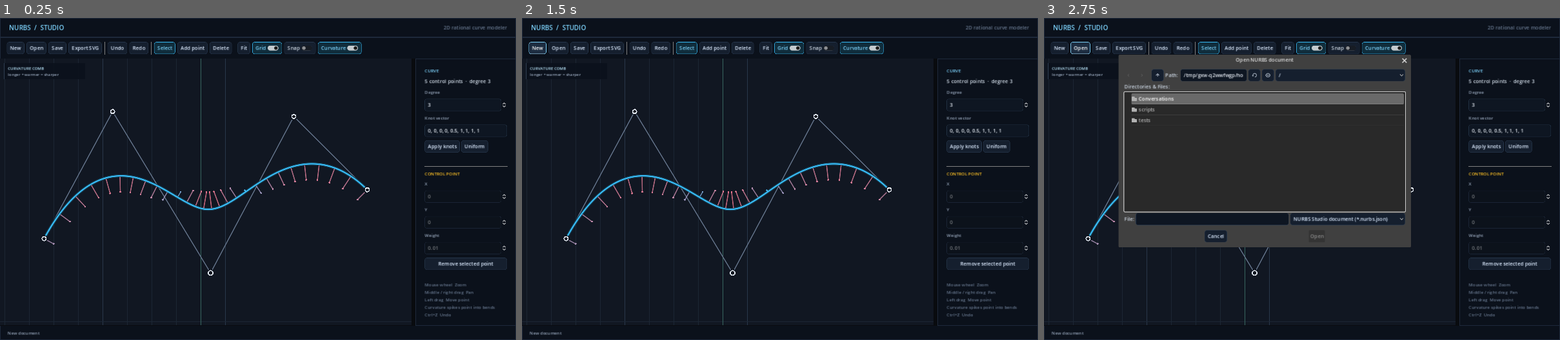
Above: before the commit, frames 1-3 (left to right).
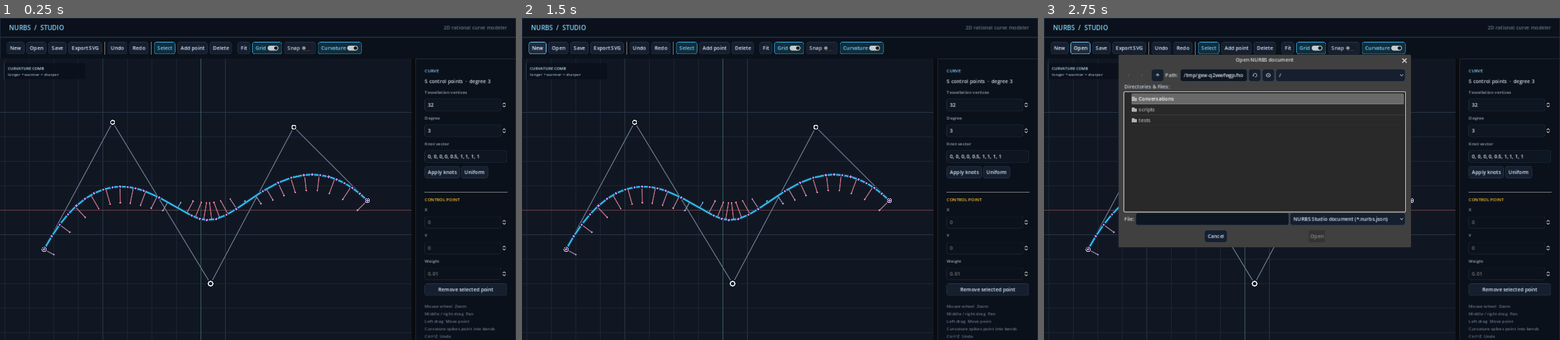
Above: after the commit, the same moments.

Repository: kvu787/CurveModeler
Game: Godot game, scene res://main.tscn
Two runs of this game, one before a commit and one after it. Both use one fixed random seed, a clock stepped at 60 frames per second and the inputs below.
Inputs:
- Up to frame 1 (0.25 s): no input
- Up to frame 2 (1.5 s): click "New" at 0.5 s; click "New" at 1.25 s
- Up to frame 3 (2.75 s): click "Open" at 2 s

The runs differ from the first frame. In frame 1, 5.0% of the frame differs, in the area x 0-100%, y 22-100%; in frame 2, 5.0%; in frame 3, 2.6%.

Commit message:
Add adjustable adaptive curve tessellation

Diff:
--- a/scripts/main.gd
+++ b/scripts/main.gd
@@ -8,6 +8,7 @@
 var inspector_title: Label
 var point_fields: Array[SpinBox] = []
 var degree_spin: SpinBox
+var tessellation_spin: SpinBox
 var knot_edit: LineEdit
 var knot_error: Label
 var curve_info: Label
@@ -221,6 +222,15 @@
 	curve_info = Label.new()
 	curve_info.text = ""
 	column.add_child(curve_info)
+	column.add_child(_field_label("Tessellation vertices"))
+	tessellation_spin = SpinBox.new()
+	tessellation_spin.min_value = 3
+	tessellation_spin.max_value = 512
+	tessellation_spin.step = 1
+	tessellation_spin.value = canvas.tessellation_vertex_count
+	tessellation_spin.tooltip_text = "Exact vertex count for the adaptive maximum-error polyline"
+	tessellation_spin.value_changed.connect(_on_tessellation_vertex_count_changed)
+	column.add_child(tessellation_spin)
 	column.add_child(_field_label("Degree"))
 	degree_spin = SpinBox.new()
 	degree_spin.min_value = 1
@@ -355,12 +365,20 @@
 	status_label.text = "Curvature comb %s" % ("shown" if value else "hidden")
 
 
+func _on_tessellation_vertex_count_changed(value: float) -> void:
+	if _updating_ui:
+		return
+	canvas.set_tessellation_vertex_count(int(value))
+	status_label.text = "Tessellation: %d vertices" % canvas.tessellation_vertex_count
+
+
 func _on_selection_changed(_index: int) -> void:
 	_refresh_ui()
 
 
 func _on_curve_changed() -> void:
 	dirty = true
+	canvas.invalidate_tessellation()
 	_refresh_ui()
 	_update_window_title()
 
@@ -427,7 +445,7 @@
 	_undo_stack.append(snapshot)
 	_redo_stack.clear()
 	dirty = true
-	canvas.queue_redraw()
+	canvas.invalidate_tessellation()
 	_refresh_ui()
 	_update_window_title()
 
@@ -466,6 +484,7 @@
 	if curve == null:
 		return
 	_updating_ui = true
+	tessellation_spin.value = canvas.tessellation_vertex_count
 	degree_spin.max_value = maxi(1, curve.control_points.size() - 1)
 	degree_spin.value = curve.degree
 	curve_info.text = "%d control points  ·  degree %d" % [curve.control_points.size(), curve.degree]
--- a/scripts/nurbs_canvas.gd
+++ b/scripts/nurbs_canvas.gd
@@ -17,6 +17,7 @@
 const CONTROL_LINE := Color("64748b")
 const CURVE_GLOW := Color("163d52")
 const CURVE_COLOR := Color("38bdf8")
+const TESSELLATION_VERTEX_COLOR := Color("c084fc")
 const CURVATURE_LOW := Color("38bdf8")
 const CURVATURE_HIGH := Color("fb7185")
 const POINT_COLOR := Color("e2e8f0")
@@ -33,10 +34,13 @@
 var grid_size := 50.0
 var show_grid := true
 var show_curvature := true
+var tessellation_vertex_count := 32
 
 var _dragging_point := false
 var _panning := false
 var _last_mouse_position := Vector2.ZERO
+var _display_tessellation := PackedVector2Array()
+var _tessellation_dirty := true
 
 
 func _ready() -> void:
@@ -50,8 +54,30 @@
 	curve = value
 	selected_index = -1
 	hover_index = -1
-	queue_redraw()
+	invalidate_tessellation()
 	selection_changed.emit(-1)
+
+
+func set_tessellation_vertex_count(value: int) -> void:
+	tessellation_vertex_count = maxi(value, 3)
+	invalidate_tessellation()
+
+
+func get_tessellation_points() -> PackedVector2Array:
+	_update_tessellation()
+	return _display_tessellation
+
+
+func invalidate_tessellation() -> void:
+	_tessellation_dirty = true
+	queue_redraw()
+
+
+func _update_tessellation() -> void:
+	if not _tessellation_dirty:
+		return
+	_display_tessellation = curve.tessellate_adaptive(tessellation_vertex_count)
+	_tessellation_dirty = false
 
 
 func set_tool(value: ToolMode) -> void:
@@ -127,6 +153,7 @@
 	if show_curvature:
 		_draw_curvature_comb()
 	_draw_control_points()
+	_draw_tessellation_vertices()
 
 
 func _draw_grid() -> void:
@@ -184,14 +211,29 @@
 
 func _draw_curve() -> void:
 	if not curve.is_valid():
-		return
-	var segments := clampi(int(size.x * 0.3), 100, 500)
-	var world_points := curve.tessellate(segments)
+		_display_tessellation.clear()
+		return
+	_update_tessellation()
 	var screen_points := PackedVector2Array()
-	for point in world_points:
+	for point in _display_tessellation:
 		screen_points.append(world_to_screen(point))
 	draw_polyline(screen_points, CURVE_GLOW, 7.0, true)
 	draw_polyline(screen_points, CURVE_COLOR, 2.5, true)
+
+
+func _draw_tessellation_vertices() -> void:
+	if not curve.is_valid():
+		return
+	for point in _display_tessellation:
+		var position := world_to_screen(point)
+		draw_circle(position, 5.5, Color(BACKGROUND, 0.96))
+		var diamond := PackedVector2Array([
+			position + Vector2(0, -4),
+			position + Vector2(4, 0),
+			position + Vector2(0, 4),
+			position + Vector2(-4, 0),
+		])
+		draw_colored_polygon(diamond, TESSELLATION_VERTEX_COLOR)
 
 
 func _draw_curvature_comb() -> void:
--- a/scripts/nurbs_curve_2d.gd
+++ b/scripts/nurbs_curve_2d.gd
@@ -8,6 +8,8 @@
 ## retain their original parameter domain.
 
 const EPSILON := 0.000001
+const TESSELLATION_SEARCH_STEPS := 24
+const TESSELLATION_REFINEMENT_STEPS := 3
 
 var control_points: Array[Vector2] = []
 var weights: Array[float] = []
@@ -192,6 +194,100 @@
 		var ratio := float(index) / float(count)
 		result.append(evaluate(lerpf(domain.x, domain.y, ratio)))
 	return result
+
+
+func tessellate_adaptive(vertex_count: int) -> PackedVector2Array:
+	## Returns an exact-size polyline by repeatedly splitting the curve interval
+	## whose chord has the greatest deviation from the curve.
+	var result := PackedVector2Array()
+	if not is_valid():
+		return result
+	var count := maxi(vertex_count, 3)
+	var domain := get_domain()
+	var intervals: Array[Dictionary] = [_make_tessellation_interval(domain.x, domain.y)]
+	while intervals.size() < count - 1:
+		var split_index := 0
+		var greatest_error := -1.0
+		var longest_chord := -1.0
+		for index in range(intervals.size()):
+			var interval := intervals[index]
+			var error: float = interval.error_squared
+			var chord_length: float = interval.chord_length_squared
+			if error > greatest_error or (error == greatest_error and chord_length > longest_chord):
+				split_index = index
+				greatest_error = error
+				longest_chord = chord_length
+
+		var selected := intervals[split_index]
+		var start_parameter: float = selected.start_parameter
+		var end_parameter: float = selected.end_parameter
+		var split_parameter: float = selected.split_parameter
+		if split_parameter <= start_parameter or split_parameter >= end_parameter:
+			split_parameter = (start_parameter + end_parameter) * 0.5
+		intervals[split_index] = _make_tessellation_interval(start_parameter, split_parameter)
+		intervals.insert(split_index + 1, _make_tessellation_interval(split_parameter, end_parameter))
+
+	result.append(evaluate(float(intervals[0].start_parameter)))
+	for interval in intervals:
+		result.append(evaluate(float(interval.end_parameter)))
+	return result
+
+
+func _make_tessellation_interval(start_parameter: float, end_parameter: float) -> Dictionary:
+	var start_point := evaluate(start_parameter)
+	var end_point := evaluate(end_parameter)
+	var interval_length := end_parameter - start_parameter
+	var split_parameter := (start_parameter + end_parameter) * 0.5
+	var split_point := evaluate(split_parameter)
+	var greatest_error := _distance_squared_to_segment(split_point, start_point, end_point)
+
+	for step in range(1, TESSELLATION_SEARCH_STEPS):
+		var parameter := start_parameter + interval_length * float(step) / float(TESSELLATION_SEARCH_STEPS)
+		var point := evaluate(parameter)
+		var error := _distance_squared_to_segment(point, start_point, end_point)
+		if error > greatest_error:
+			greatest_error = error
+			split_parameter = parameter
+
+	# Repeated knots can contain corners, so consider them explicitly even when
+	# they do not happen to coincide with the regular search samples.
+	for knot in knots:
+		if knot > start_parameter + EPSILON and knot < end_parameter - EPSILON:
+			var knot_point := evaluate(knot)
+			var knot_error := _distance_squared_to_segment(knot_point, start_point, end_point)
+			if knot_error > greatest_error:
+				greatest_error = knot_error
+				split_parameter = knot
+
+	var search_radius := interval_length / float(TESSELLATION_SEARCH_STEPS)
+	for _iteration in range(TESSELLATION_REFINEMENT_STEPS):
+		var search_start := maxf(start_parameter, split_parameter - search_radius)
+		var search_end := minf(end_parameter, split_parameter + search_radius)
+		for step in range(1, 8):
+			var parameter := lerpf(search_start, search_end, float(step) / 8.0)
+			var point := evaluate(parameter)
+			var error := _distance_squared_to_segment(point, start_point, end_point)
+			if error > greatest_error:
+				greatest_error = error
+				split_parameter = parameter
+		search_radius = (search_end - search_start) / 8.0
+
+	return {
+		"start_parameter": start_parameter,
+		"end_parameter": end_parameter,
+		"split_parameter": split_parameter,
+		"error_squared": greatest_error,
+		"chord_length_squared": start_point.distance_squared_to(end_point),
+	}
+
+
+static func _distance_squared_to_segment(point: Vector2, start: Vector2, end: Vector2) -> float:
+	var segment := end - start
+	var length_squared := segment.length_squared()
+	if length_squared <= EPSILON * EPSILON:
+		return point.distance_squared_to(start)
+	var ratio := clampf((point - start).dot(segment) / length_squared, 0.0, 1.0)
+	return point.distance_squared_to(start + segment * ratio)
 
 
 func nearest_parameter(point: Vector2, coarse_steps: int = 120) -> float:
--- a/tests/test_app_smoke.gd
+++ b/tests/test_app_smoke.gd
@@ -17,6 +17,10 @@
 	_expect(app.curve.is_valid(), "Default document must contain a valid curve")
 	_expect(app.canvas.curve == app.curve, "Canvas must display the active document")
 	_expect(app.canvas.show_curvature, "Curvature visualization must be visible by default")
+	_expect(app.canvas.tessellation_vertex_count == 32, "Adaptive tessellation must have a useful default vertex count")
+	app.tessellation_spin.value = 11
+	_expect(app.canvas.tessellation_vertex_count == 11, "The inspector must update the tessellation vertex count")
+	_expect(app.canvas.get_tessellation_points().size() == 11, "The canvas must display exactly the requested tessellation vertices")
 	app._toggle_curvature(false)
 	_expect(not app.canvas.show_curvature, "Curvature visualization must be toggleable")
 	app._toggle_curvature(true)
--- a/tests/test_nurbs_curve.gd
+++ b/tests/test_nurbs_curve.gd
@@ -7,6 +7,7 @@
 	_test_linear_curve()
 	_test_quadratic_rational_arc()
 	_test_curvature()
+	_test_adaptive_tessellation()
 	_test_serialization()
 	_test_custom_knot_validation()
 	if failures == 0:
@@ -67,6 +68,42 @@
 	)
 
 
+func _test_adaptive_tessellation() -> void:
+	var curve := NurbsCurve2D.new([
+		Vector2(0, 0),
+		Vector2(20, 140),
+		Vector2(180, -20),
+		Vector2(240, 0),
+	])
+	var coarse := curve.tessellate_adaptive(5)
+	var fine := curve.tessellate_adaptive(17)
+	_expect(coarse.size() == 5, "Adaptive tessellation must return the requested vertex count")
+	_expect(fine.size() == 17, "Adaptive tessellation must support larger vertex counts")
+	_expect(coarse[0].is_equal_approx(curve.evaluate(0.0)), "Adaptive tessellation must retain the first endpoint")
+	_expect(coarse[-1].is_equal_approx(curve.evaluate(1.0)), "Adaptive tessellation must retain the last endpoint")
+	_expect(_maximum_polyline_error(curve, fine) < _maximum_polyline_error(curve, coarse), "Additional adaptive vertices must improve the approximation")
+
+	var line := NurbsCurve2D.new([Vector2.ZERO, Vector2(100, 0)])
+	var line_points := line.tessellate_adaptive(9)
+	_expect(line_points.size() == 9, "A straight curve must still produce the requested vertex count")
+	for index in range(line_points.size()):
+		_expect(absf(line_points[index].y) < 0.000001, "Straight-curve tessellation vertices must remain on the curve")
+		if index > 0:
+			_expect(line_points[index].x > line_points[index - 1].x, "Straight-curve tessellation parameters must remain ordered and distinct")
+
+
+func _maximum_polyline_error(curve: NurbsCurve2D, polyline: PackedVector2Array) -> float:
+	var greatest_error := 0.0
+	for sample in range(401):
+		var point := curve.evaluate(float(sample) / 400.0)
+		var smallest_distance := INF
+		for index in range(polyline.size() - 1):
+			var closest := Geometry2D.get_closest_point_to_segment(point, polyline[index], polyline[index + 1])
+			smallest_distance = minf(smallest_distance, point.distance_to(closest))
+		greatest_error = maxf(greatest_error, smallest_distance)
+	return greatest_error
+
+
 func _test_serialization() -> void:
 	var source := NurbsCurve2D.new([Vector2(-3, 2), Vector2(4, 7), Vector2(9, -1)])
 	source.weights[1] = 2.5
Not shown, changed: README.md
